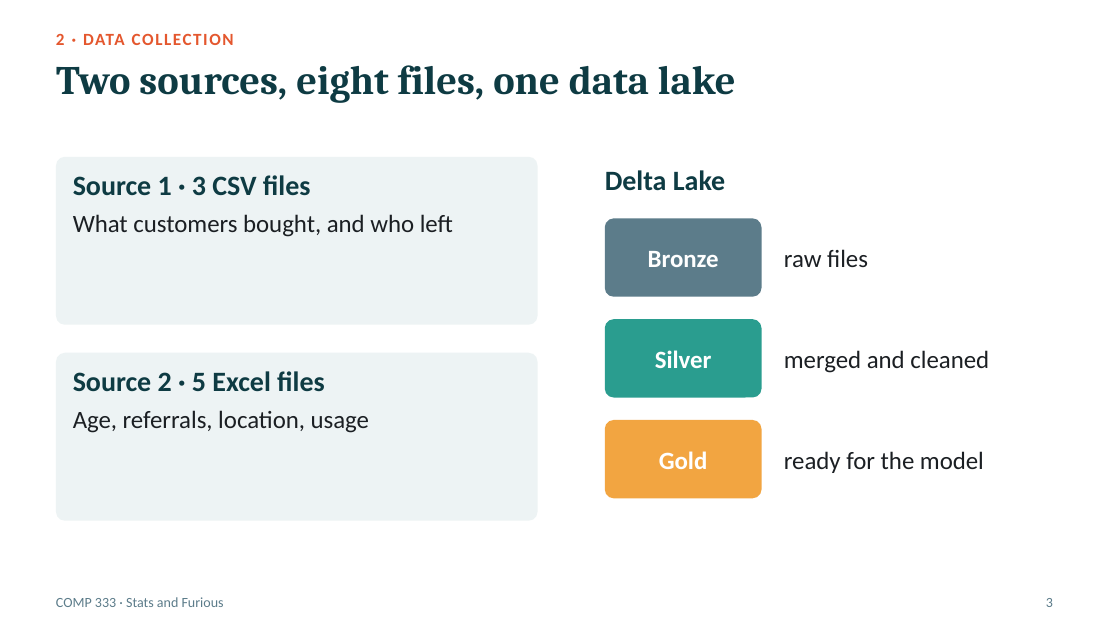
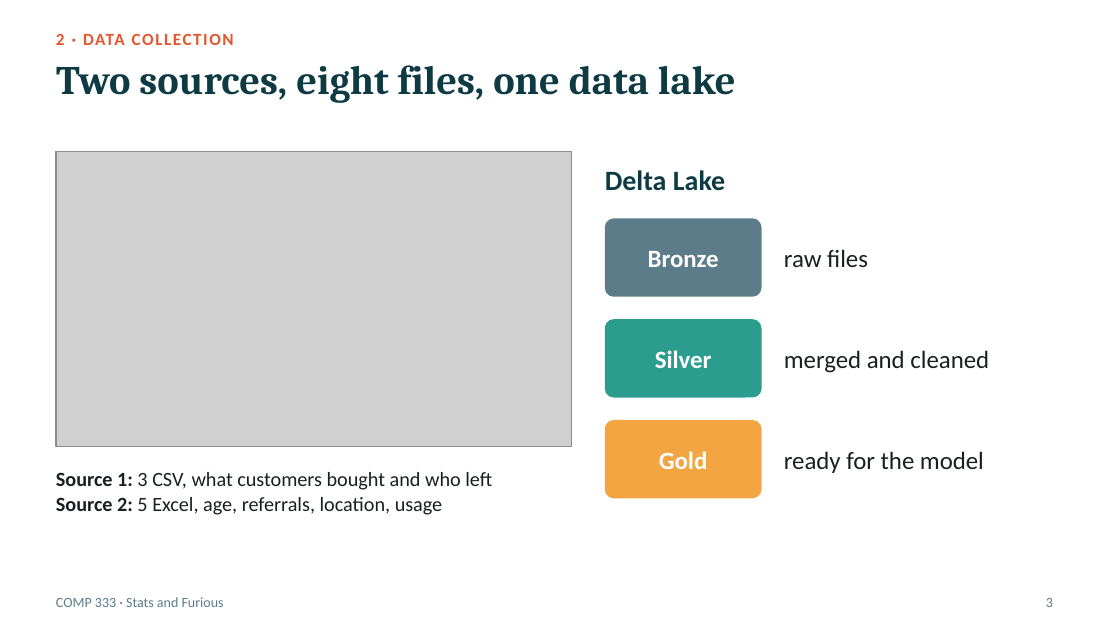
Before and after one commit to Peter7168/comp333-telco-churn, a slide deck: slide 3 of presentation/COMP333_Presentation.pptx. Drawn at 1120x630 pixels with LibreOffice and Linux fonts; fonts in the diff are those of the drawing; grey boxes stand for pictures. Boxes give left, top, right and bottom in pixels: in the first picture for what was removed or moved away, otherwise in the second. Text is boxed around its words. In the diff, an @@ line names an element or a change of style, - is before the commit and + after.

```diff
--- a/presentation/COMP333_Presentation.pptx
+++ b/presentation/COMP333_Presentation.pptx
@@ rounded rectangle removed at bbox=[56, 157, 538, 325] @@
@@ picture added at bbox=[56, 151, 571, 446] @@
@@ text removed at bbox=[73, 175, 453, 237] @@
-Source 1 · 3 CSV files
-What customers bought, and who left
@@ rounded rectangle removed at bbox=[56, 353, 538, 521] @@
@@ text at bbox=[56, 472, 492, 515]: text changed; size 16 to 13 pt @@
-Source 2 · 5 Excel files
-Age, referrals, location, usage
+Source 1: 3 CSV, what customers bought and who left
+Source 2: 5 Excel, age, referrals, location, usage
@@ text "Source 1: 3 CSV, what ..." at bbox=[56, 472, 492, 515]: vertical alignment top to middle @@
```
Also in this commit, not shown: 3 other slides changed, 2 other files.
